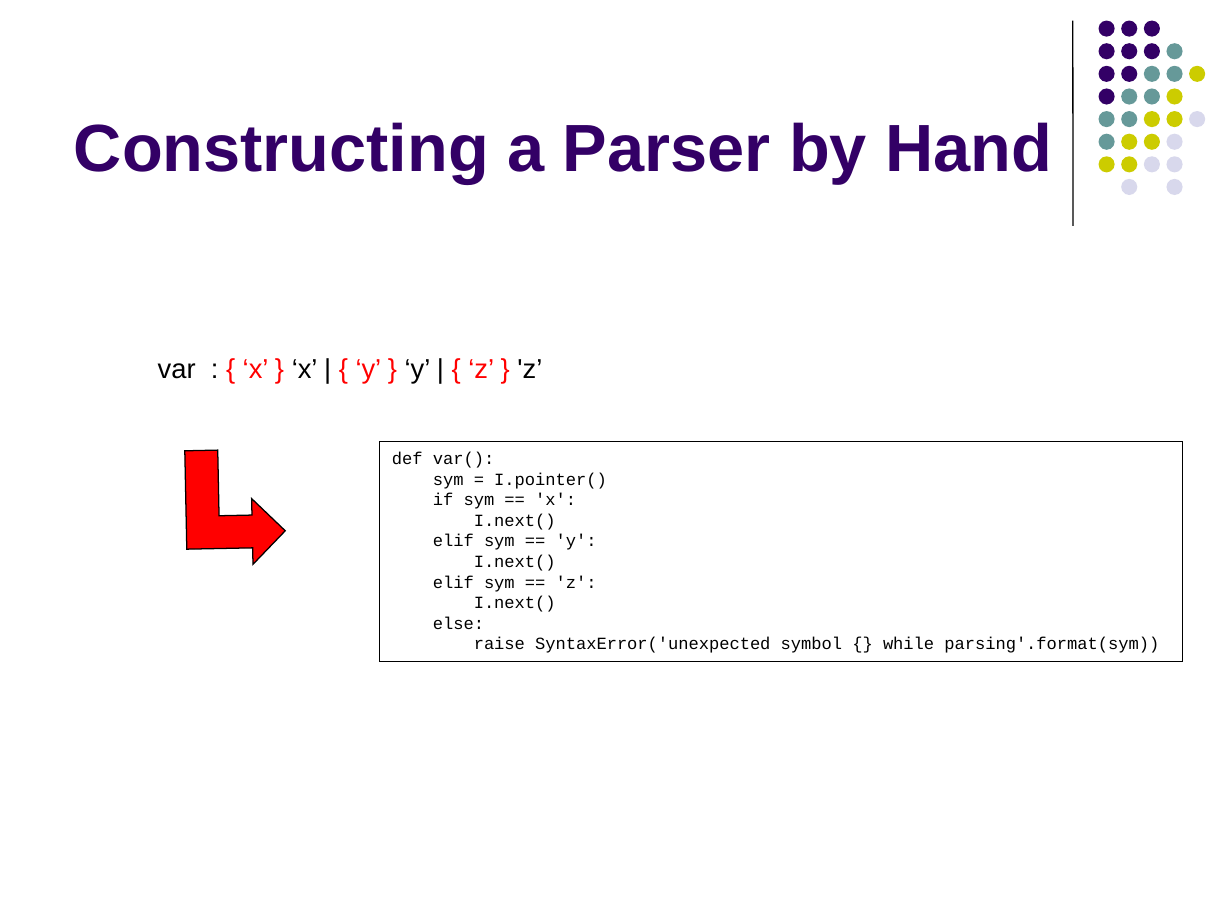
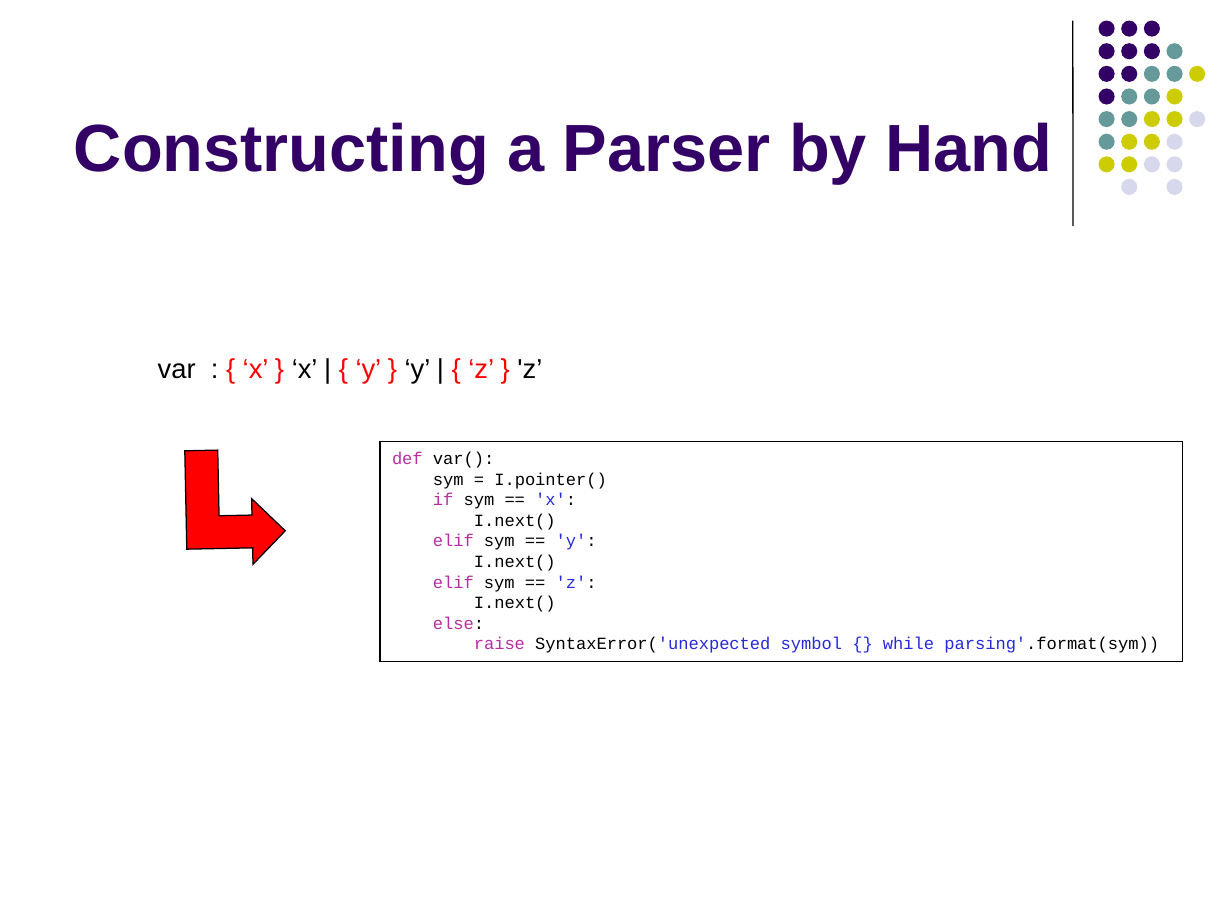
Before and after one commit to lutzhamel/CSC402, a slide deck: slide 22 of csc402-ln002.pptx. Drawn at 1232x924 pixels with LibreOffice and Linux fonts; fonts in the diff are those of the drawing. Boxes give left, top, right and bottom in pixels: in the first picture for what was removed or moved away, otherwise in the second. Text is boxed around its words. In the diff, an @@ line names an element or a change of style, - is before the commit and + after.

```diff
--- a/csc402-ln002.pptx
+++ b/csc402-ln002.pptx
@@ text in rectangle at (392, 451, 1159, 653): text colour #000000 to #BA2DA2 in "def", "if", "elif", "elif" and 2 more places; text colour #000000 to #272AD8 in "'x':", "'y':", "'z':", "SyntaxError('unexpected symbol {} while parsing'.format(sym) ..." @@
```
Also in this commit, not shown: 5 other slides changed, 1 other file.
